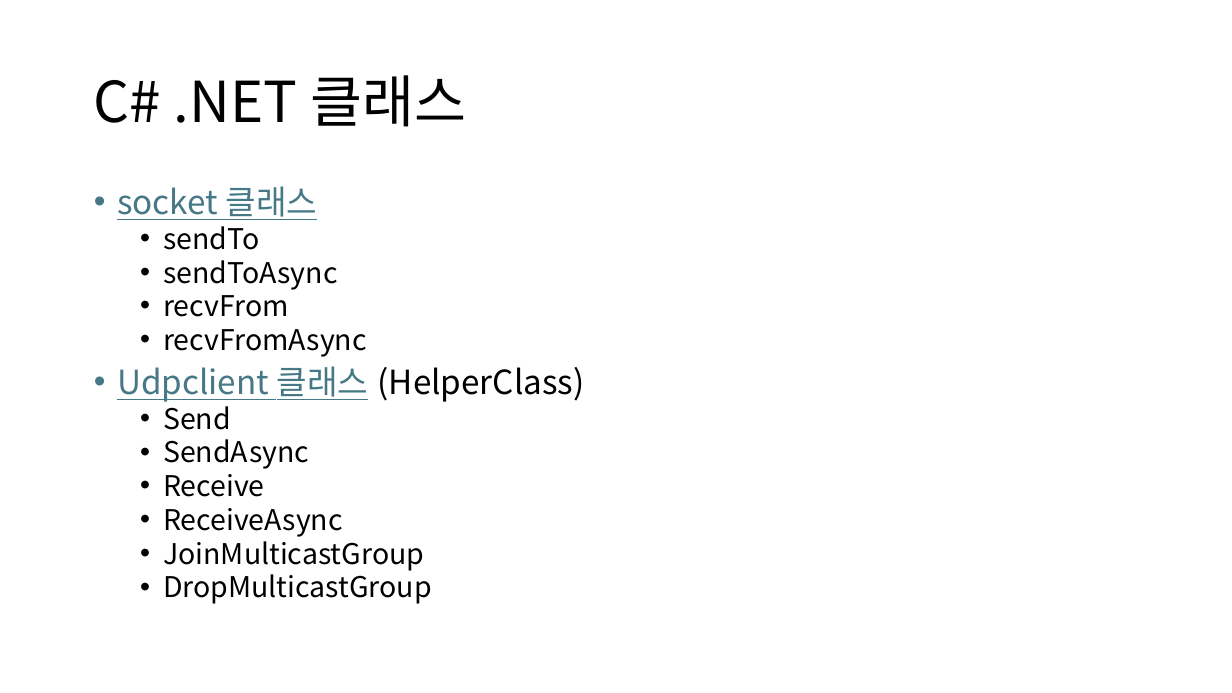
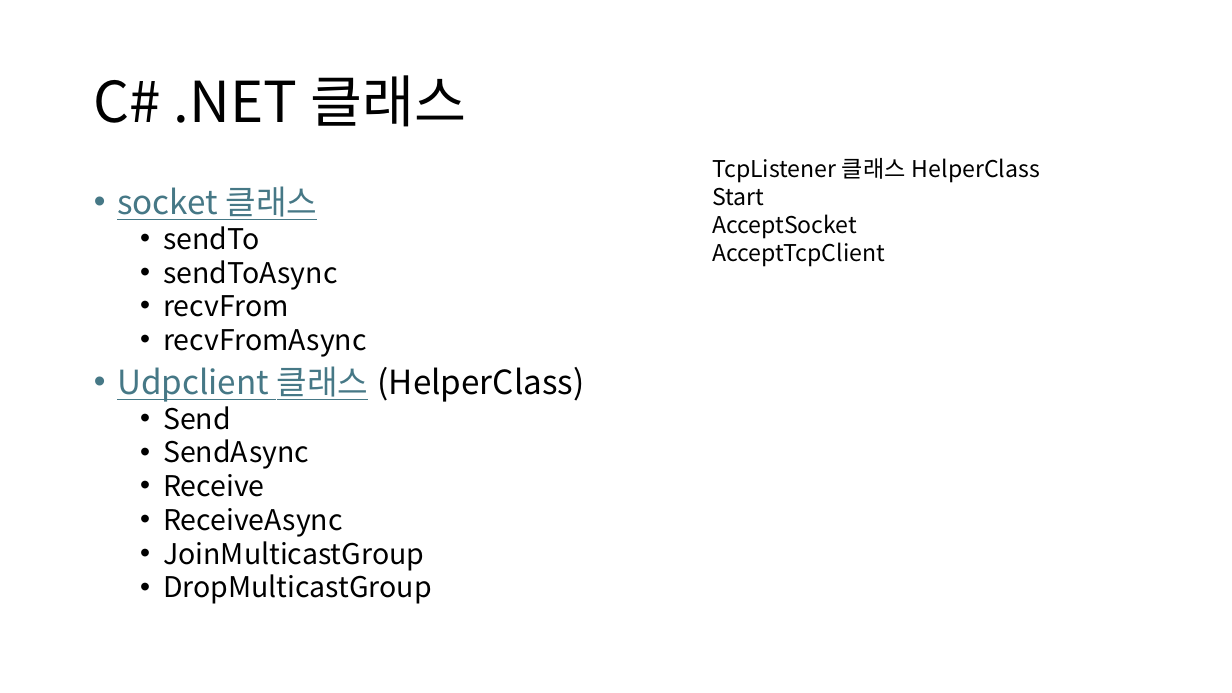
Before and after one commit to JH2516/ServerProgramming-Edu., a slide deck: slide 8 of 5주차 6주차 UDP 프로그래밍.pptx. Drawn at 1232x693 pixels with LibreOffice and Linux fonts; fonts in the diff are those of the drawing. Boxes give left, top, right and bottom in pixels: in the first picture for what was removed or moved away, otherwise in the second. Text is boxed around its words. In the diff, an @@ line names an element or a change of style, - is before the commit and + after.

```diff
--- a/5주차 6주차 UDP 프로그래밍.pptx
+++ b/5주차 6주차 UDP 프로그래밍.pptx
@@ text added at box(712, 158, 1040, 266), 18 pt, text #000000 @@
+TcpListener 클래스 HelperClass
+Start
+AcceptSocket
+AcceptTcpClient
```
Also in this commit, not shown: 2 other slides changed, 6 other files.
